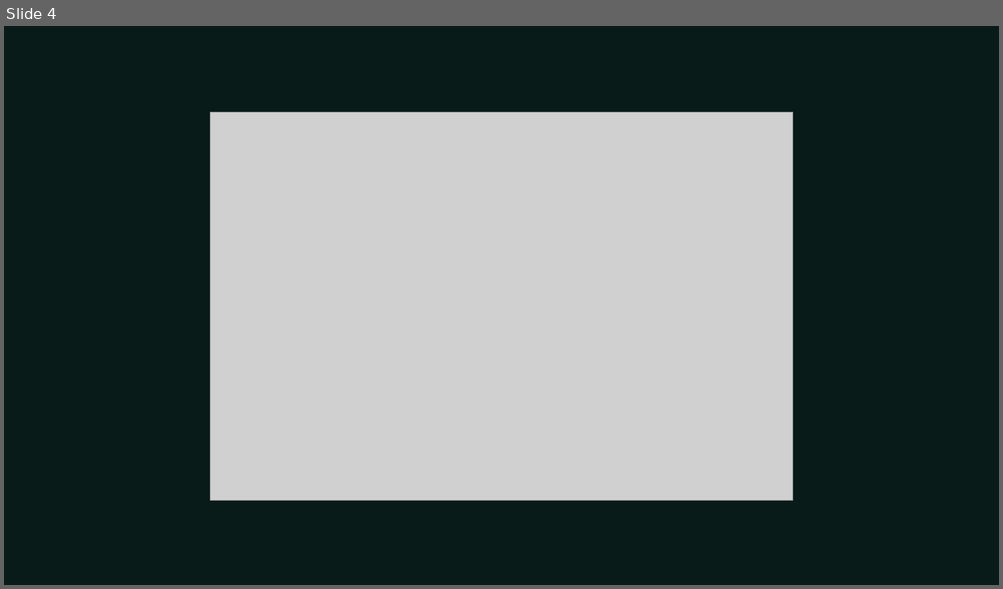
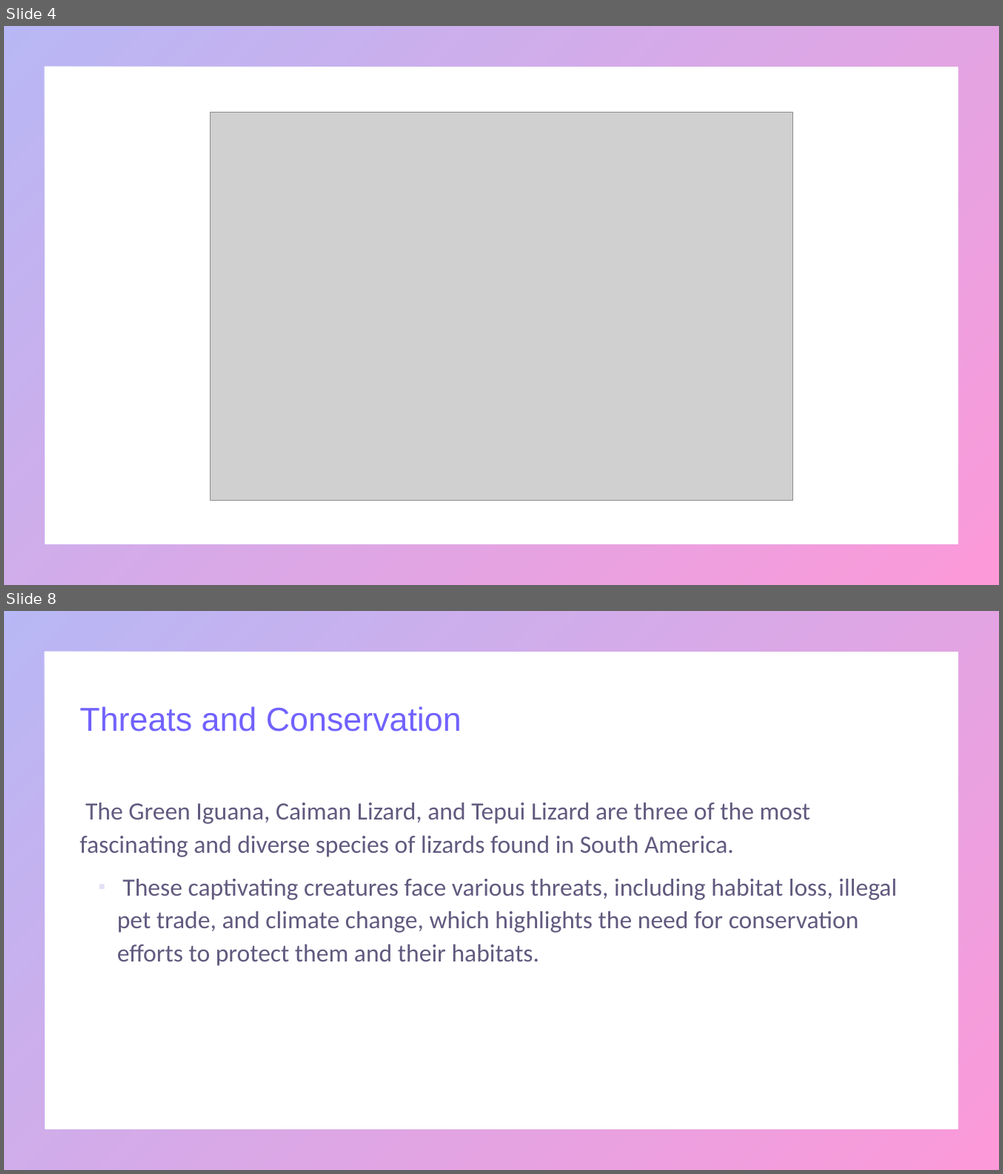
Before and after one commit to umarrasool15/Research2SlidesWebApp, a slide deck: src/main/resources/content/output/A Survey of South American Lizards Biodiversity and Ecological.pptx. Shown one above the other, each under a label of ours: slide 4 before the commit, slides 4 and 8 after it; the slides between them are not shown. The pictures are 1003x589 and 1003x1174 pixels, drawn with LibreOffice and Linux fonts; fonts in the diff are those of the drawing; grey boxes stand for pictures. Boxes give left, top, right and bottom in pixels: in the first picture for what was removed or moved away, otherwise in the second. Text is boxed around its words. In the diff, an @@ line names an element or a change of style, - is before the commit and + after.

```diff
--- a/src/main/resources/content/output/A Survey of South American Lizards Biodiversity and Ecological.pptx
+++ b/src/main/resources/content/output/A Survey of South American Lizards Biodiversity and Ecological.pptx
@@ slide 8 added at (4,611,999,1170), background #FFFFFF; not listed: 1 template element that a slide beside it also shows @@
@@ title added at (79,706,461,732), 32 pt, text gradient #7162FE to #F900A0 @@
+Threats and Conservation
@@ text added at (79,803,896,966), 24 pt, text #201449 at 70% opacity @@
+▪ The Green Iguana, Caiman Lizard, and Tepui Lizard are three of the most fascinating and diverse species of lizards found in South America.
+  These captivating creatures face various threats, including habitat loss, illegal pet trade, and climate change, which highlights the need for conservation efforts to protect them and their habitats.
@@ slide 4 changed as well @@
@@ background #081B19 to #FFFFFF @@
@@ frame added at (4,26,999,585), fill gradient #4D4EE6 to #F900A0 @@
```
Also in this commit, not shown: 2 other slides changed, 5 other slides added, 6 slides removed, 8 other files.
